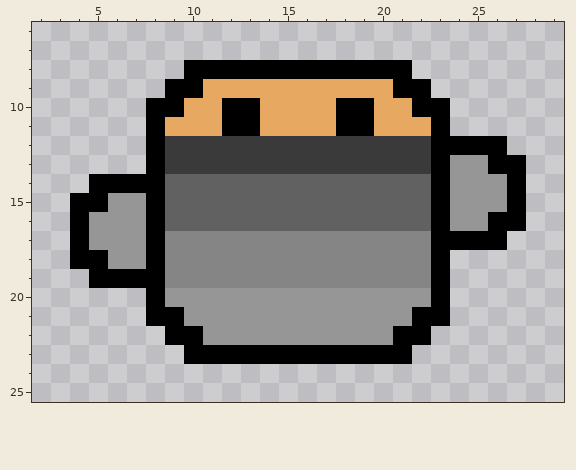
Pixel-art sprite, stored at resrc/player_1.png. The picture above is the old version.
The file is 32x32 pixels. Shown: x 2..29, y 6..25.
The result:
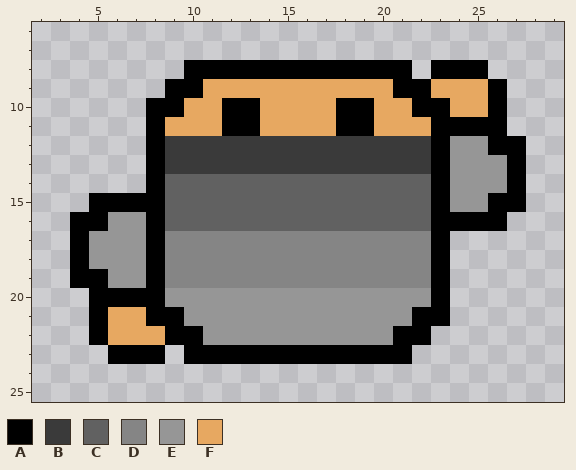
Palette (. is transparent): A #000000  B #3a3a3a  C #616161  D #858585  E #969696  F #e7a861
Edits made:
There is now colour A in row 8 at x 23 to 25; in rows 9 to 10 at x 26; in row 11 at x 24 to 26; in row 12 at x 27; in row 19 at x 4; in row 20 at x 5 to 7.
There is now colour A in rows 21 to 22 at x 5; in row 23 at x 6 to 8.
The edit turns colour E into colour A in row 15 at x 6 to 7 and 26; in row 16 at x 5 and 24 to 25.
The edit turns colour A into colour E in row 12 at x 24 to 25; in row 13 at x 26; in row 18 at x 5; in row 19 at x 6 to 7.
There is now colour F in row 9 at x 23 to 25; in row 10 at x 24 to 25; in row 21 at x 6 to 7; in row 22 at x 6 to 8.
The author cleared colour A in row 14 at x 5 to 7; in row 15 at x 4; in row 16 at x 27; in row 17 at x 24 to 26.
Boxes around the changes in both pictures, in picture pixels (x1, y1, x2, y2):
changed: (431, 60, 526, 250)
changed: (70, 174, 165, 364)
